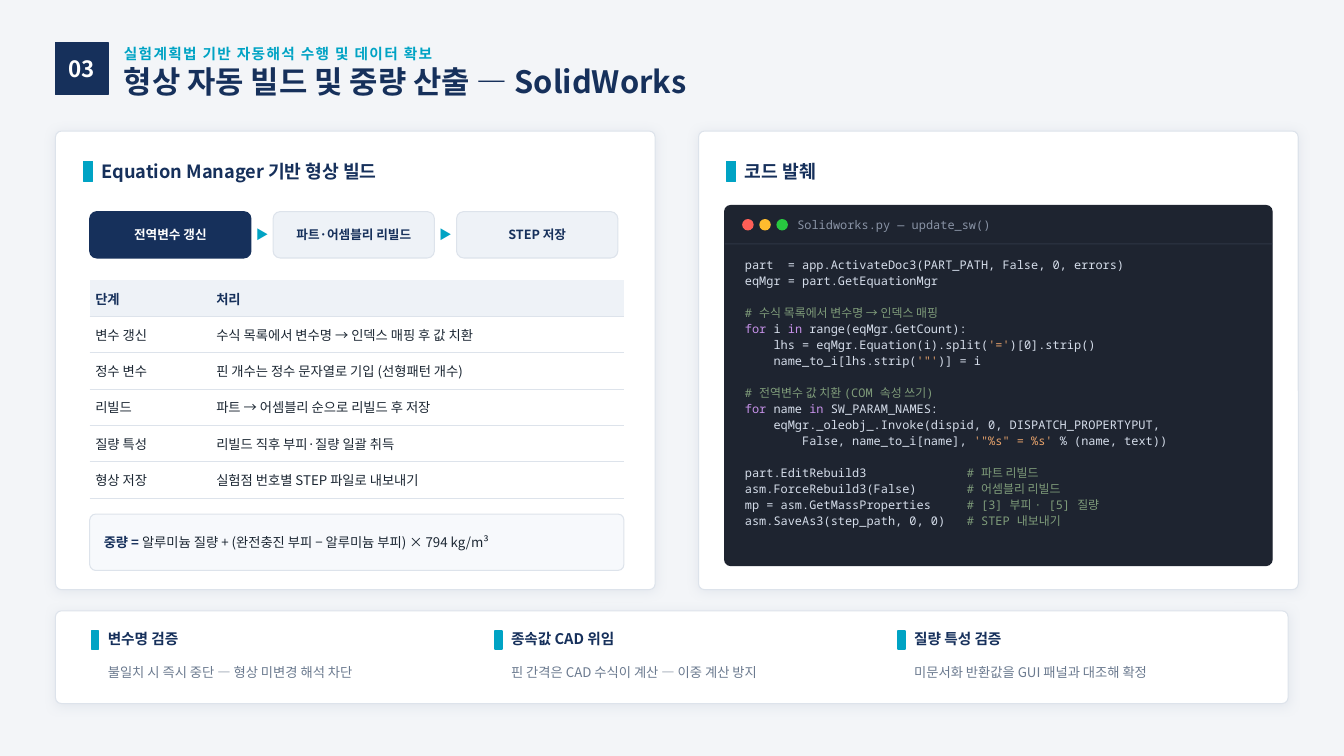
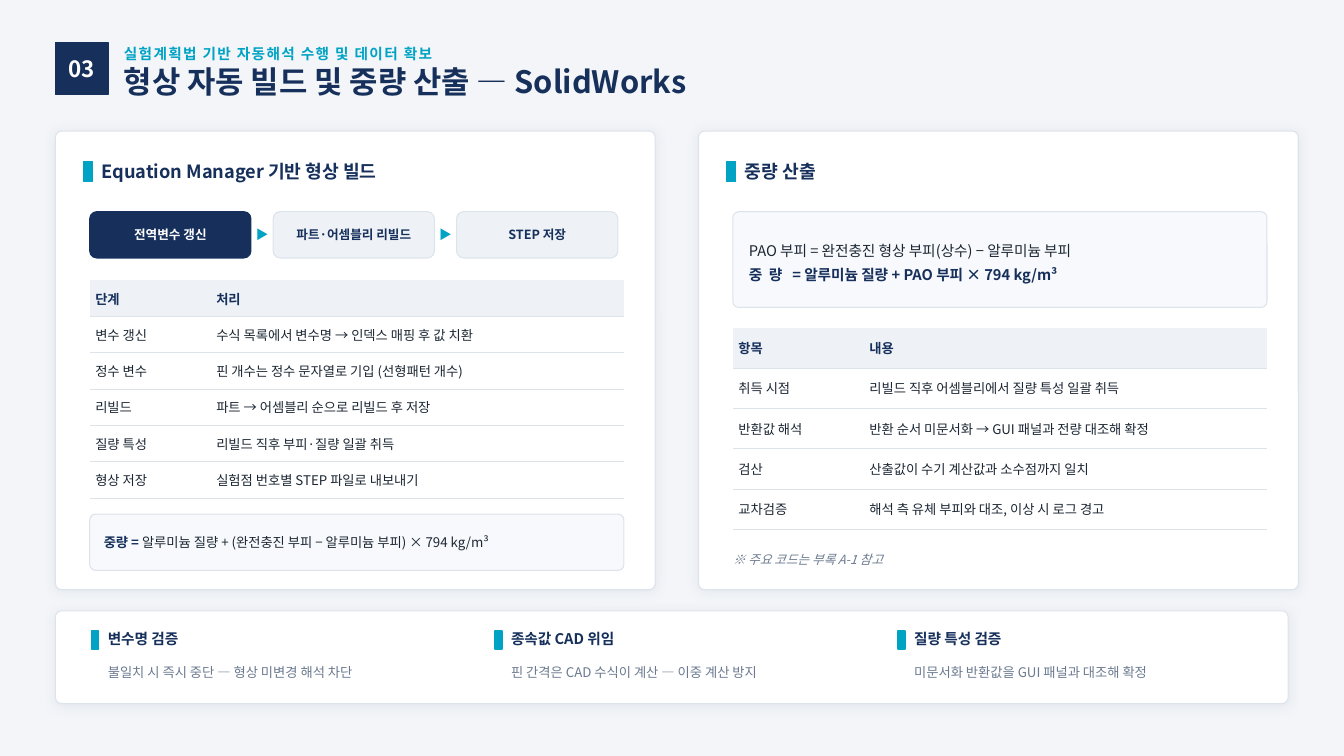
Before and after one commit to yjs9716/dddd, a slide deck: slide 8 of 1개월차_AI에이전트_활용방안_및_DOE결과.pptx. Drawn at 1344x756 pixels with LibreOffice and Linux fonts; fonts in the diff are those of the drawing. Boxes give left, top, right and bottom in pixels: in the first picture for what was removed or moved away, otherwise in the second. Text is boxed around its words. In the diff, an @@ line names an element or a change of style, - is before the commit and + after.

```diff
--- a/1개월차_AI에이전트_활용방안_및_DOE결과.pptx
+++ b/1개월차_AI에이전트_활용방안_및_DOE결과.pptx
@@ text at (745,162,815,180): text changed @@
-코드 발췌
+중량 산출
@@ rounded rectangle removed at (725,206,1272,566) @@
@@ rounded rectangle added at (733,212,1267,308), fill #F7F9FC, outline #DDE3EB 0.75 pt @@
@@ ellipse removed at (743,220,753,230) @@
@@ ellipse removed at (760,220,770,230) @@
@@ ellipse removed at (777,220,787,230) @@
@@ text removed at (797,220,991,232) @@
-Solidworks.py — update_sw()
@@ line removed from (725, 244) to (1272, 244) @@
@@ text removed at (745,260,1167,526) @@
-part = app.ActivateDoc3(PART_PATH, False, 0, errors)
-eqMgr = part.GetEquationMgr
-# 수식 목록에서 변수명 → 인덱스 매핑
-for i in range(eqMgr.GetCount):
-lhs = eqMgr.Equation(i).split('=')[0].strip()
-name_to_i[lhs.strip('"')] = i
-# 전역변수 값 치환 (COM 속성 쓰기)
-for name in SW_PARAM_NAMES:
-eqMgr._oleobj_.Invoke(dispid, 0, DISPATCH_PROPERTYPUT,
-False, name_to_i[name], '"%s" = %s' % (name, text))
-part.EditRebuild3 # 파트 리빌드
-asm.ForceRebuild3(False) # 어셈블리 리빌드
-mp = asm.GetMassProperties # [3] 부피 · [5] 질량
-asm.SaveAs3(step_path, 0, 0) # STEP 내보내기
@@ text added at (749,244,1071,284), 10.5 pt, text #1C2733 @@
+PAO 부피 = 완전충진 형상 부피(상수) − 알루미늄 부피
+중 량 = 알루미늄 질량 + PAO 부피 × 794 kg/m³
@@ table added at (733,328,1267,521), 5 rows, 2 columns @@
+항목 | 내용
+취득 시점 | 리빌드 직후 어셈블리에서 질량 특성 일괄 취득
+반환값 해석 | 반환 순서 미문서화 → GUI 패널과 전량 대조해 확정
+검산 | 산출값이 수기 계산값과 소수점까지 일치
+교차검증 | 해석 측 유체 부피와 대조, 이상 시 로그 경고
@@ text added at (748,553,883,565), 9 pt, text #6B7A8F, italic @@
+※ 주요 코드는 부록 A-1 참고
```
Also in this commit, not shown: 2 other slides changed, 2 slides added, 1 other file.
